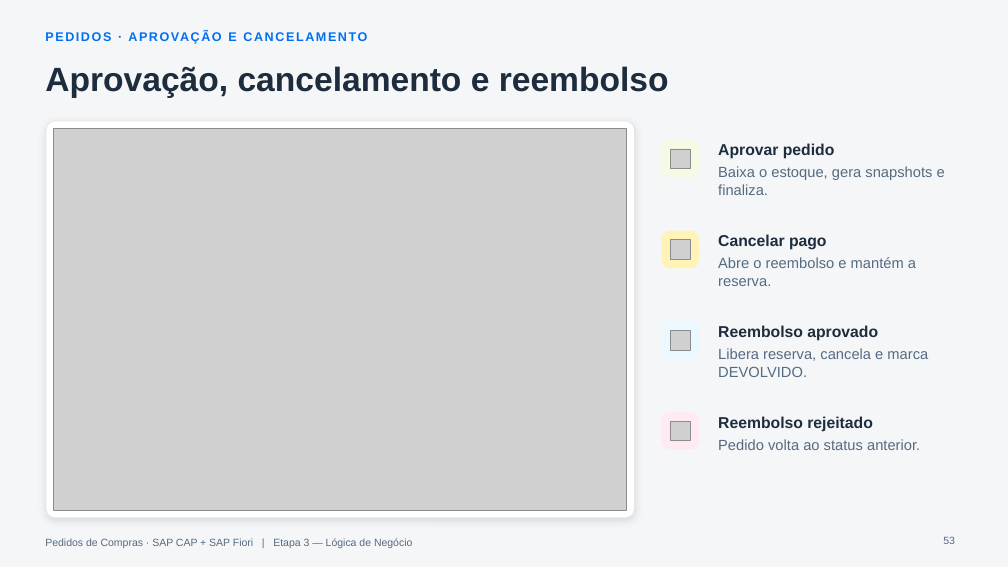
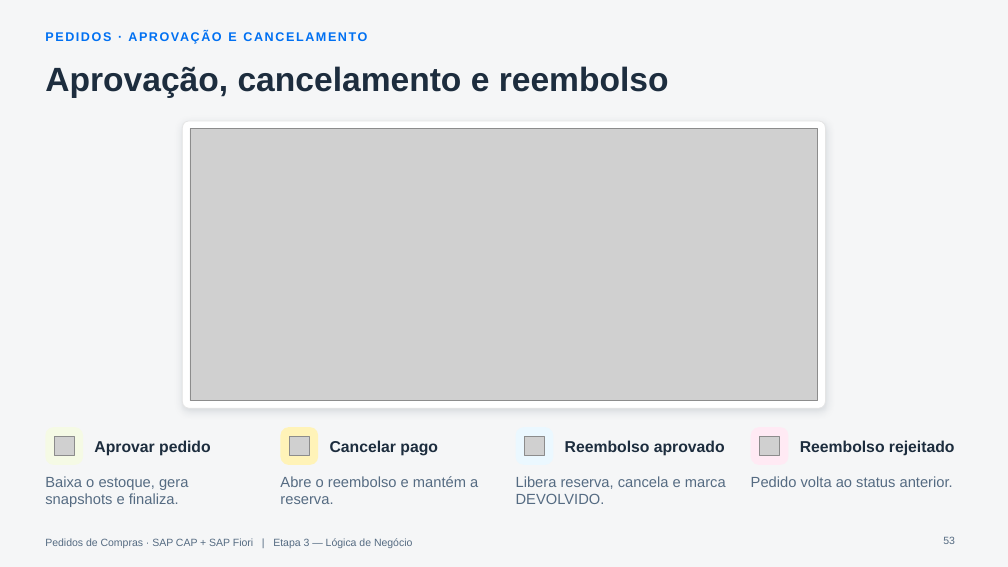
Before and after one commit to AdrianoBispo/sap-cap-nodejs-pedidos-de-compras-app, a slide deck: slide 53 of docs/apresentacoes/03-logica-de-negocio.pptx. Drawn at 1008x567 pixels with LibreOffice and Linux fonts; fonts in the diff are those of the drawing; grey boxes stand for pictures. Boxes give left, top, right and bottom in pixels: in the first picture for what was removed or moved away, otherwise in the second. Text is boxed around its words. In the diff, an @@ line names an element or a change of style, - is before the commit and + after.

```diff
--- a/docs/apresentacoes/03-logica-de-negocio.pptx
+++ b/docs/apresentacoes/03-logica-de-negocio.pptx
@@ rounded rectangle: place and size @@
-rounded rectangle at [46,121,634,518]
+rounded rectangle at [182,121,826,408]
@@ picture: place and size @@
-picture at [54,129,627,510]
+picture at [190,129,818,401]
@@ rounded rectangle: place and size @@
-rounded rectangle at [662,140,699,178]
+rounded rectangle at [45,427,83,465]
@@ picture: place and size @@
-picture at [671,149,690,169]
+picture at [54,436,74,456]
@@ text "Aprovar pedido": place and size @@
-text "Aprovar pedido" at [718,143,835,159]
+text "Aprovar pedido" at [94,440,211,456]
@@ rounded rectangle: place and size @@
-rounded rectangle at [662,231,699,268]
+rounded rectangle at [281,427,318,465]
@@ picture: place and size @@
-picture at [671,240,690,259]
+picture at [290,436,309,456]
@@ text "Cancelar pago": place and size @@
-text "Cancelar pago" at [718,234,827,250]
+text "Cancelar pago" at [330,440,438,456]
@@ rounded rectangle: place and size @@
-rounded rectangle at [662,321,699,359]
+rounded rectangle at [516,427,554,465]
@@ picture: place and size @@
-picture at [671,330,690,350]
+picture at [525,436,544,456]
@@ text "Reembolso aprovado": place and size @@
-text "Reembolso aprovado" at [718,325,878,341]
+text "Reembolso aprovado" at [565,440,725,456]
@@ rounded rectangle: place and size @@
-rounded rectangle at [662,412,699,450]
+rounded rectangle at [751,427,789,465]
@@ picture: place and size @@
-picture at [671,421,690,441]
+picture at [760,436,780,456]
@@ text "Reembolso rejeitado": place and size @@
-text "Reembolso rejeitado" at [718,416,873,432]
+text "Reembolso rejeitado" at [800,440,955,456]
@@ text "Baixa o estoque, gera snapshots ..." rewrapped from [718,166,945,195] to [45,476,188,507] @@
@@ text "Abre o reembolso e mantém ...": place and size @@
-text "Abre o reembolso e mantém ..." at [718,257,916,286]
+text "Abre o reembolso e mantém ..." at [280,476,478,504]
@@ text "Libera reserva, cancela e marca ...": place and size @@
-text "Libera reserva, cancela e marca ..." at [718,348,928,377]
+text "Libera reserva, cancela e marca ..." at [516,476,726,504]
@@ text "Pedido volta ao status anterior.": place and size @@
-text "Pedido volta ao status anterior." at [718,439,920,450]
+text "Pedido volta ao status anterior." at [751,476,953,487]
```
Also in this commit, not shown: 4 other slides changed, 2 other files.
